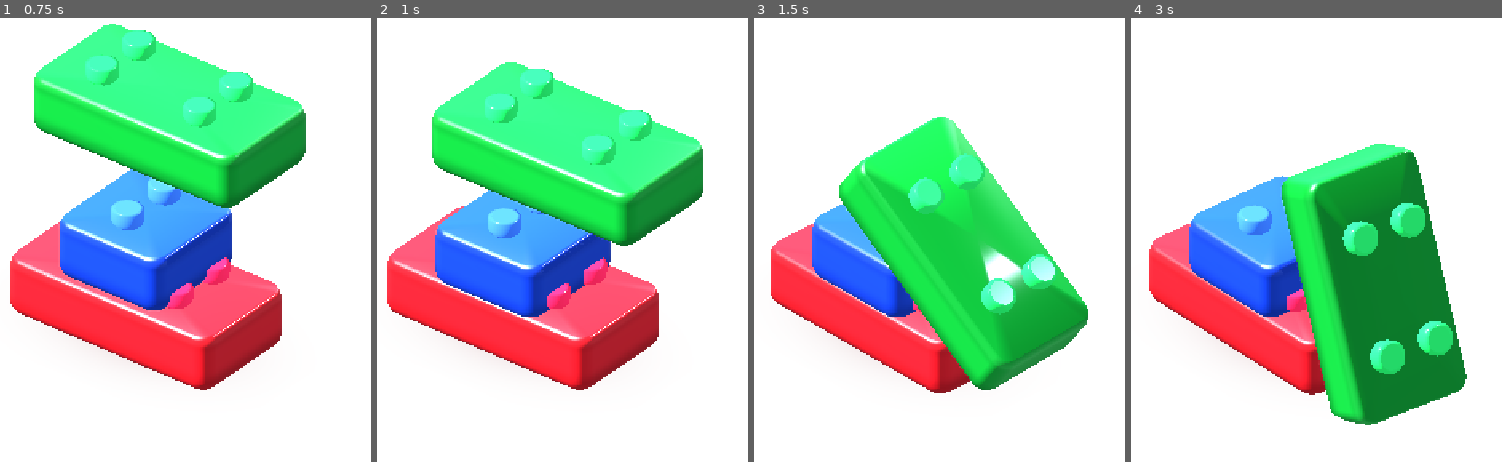
Above: before the commit, frames 1-4 (left to right).
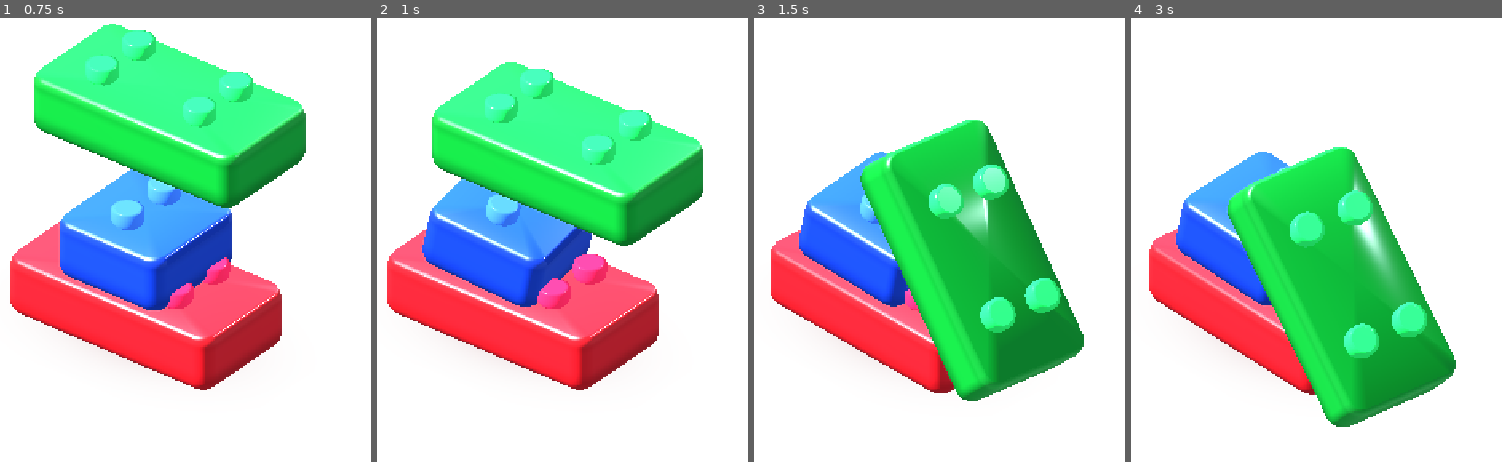
Above: after the commit, the same moments.

Repository: dbrckk/Jelly-bricks
Game: Godot game, scene res://prototypes/single_brick/physics_stack.tscn
The game is run twice, just before and just after one commit, with the same random seed, the same clock (stepped at 60 frames per second) and the same inputs. This scene is started directly instead of the project's main scene.
Inputs (mouse positions are in pixels of both pictures, inside the frame that each line leads up to):
- Up to frame 1 (0.75 s): tap Enter at 0.5 s; move the mouse to (244, 186) at 0.52 s; click (244, 186) at 0.67 s
- Up to frame 2 (1 s): no input
- Up to frame 3 (1.5 s): drag from (809, 266) to (876, 386) at 1.27 s
- Up to frame 4 (3 s): move the mouse to (1320, 49) at 2.02 s; click (1320, 49) at 2.17 s; drag from (1253, 386) to (1142, 106) at 2.77 s

Frame 1 is identical in both runs. In frame 2, 5.4% of the frame differs, in the area x 3-77%, y 36-83%; in frame 3, 21%; in frame 4, 28%, in the area x 12-91%, y 28-93%.

Commit message:
feat(physics): model real molded stud and hollow socket contact with compound colliders

Diff:
--- a/native-godot/prototypes/single_brick/physics_stack.gd
+++ b/native-godot/prototypes/single_brick/physics_stack.gd
@@ -45,16 +45,12 @@
         body.physics_material_override = surface
         add_child(body)
 
-        # The curved shell includes an underside socket, so a compact
-        # convex box is used only for collision response. It does not
-        # pretend to resolve the stud/socket lip perfectly.
-        var shape_node := CollisionShape3D.new()
-        shape_node.name = "CollisionCore"
-        var box := BoxShape3D.new()
-        box.size = Vector3(0.90 if i == 1 else 1.90, 0.48, 0.90)
-        shape_node.shape = box
-        shape_node.position = Vector3(0.5 if i == 1 else 1.0, 0.31, 0.5)
-        body.add_child(shape_node)
+        # Compound convex primitives leave an ACTUAL open socket below the
+        # upper roof and four/two physical cylindrical studs above it. Each
+        # CollisionShape3D must be a DIRECT child of the RigidBody3D.
+        # This matches the production studio profile without requiring a
+        # concave dynamic trimesh (unstable/unsupported for rigid bodies).
+        _build_molded_colliders(body, 1 if i == 1 else 2)
 
         var visual: Node3D = layers[i]
         # Preserve local geometry, not the former scripted stack pose.
@@ -65,6 +61,60 @@
         bodies.append(body)
 
     reset_stack()
+
+## Studio mesh profile: underside ceiling y=.265, outer shell top y=.56,
+## physical molded studs y≈.592..732 after the production 0.68 scale.
+## Four thin rim strips support the shell while keeping the pocket hollow.
+const ROOF_Y := 0.410
+const ROOF_HEIGHT := 0.30
+const RIM_Y := 0.163
+const RIM_HEIGHT := 0.216
+const RIM_THICKNESS := 0.095
+const STUD_CENTER_Y := 0.663
+const STUD_HEIGHT := 0.142
+const STUD_RADIUS := 0.112
+
+func _box_collider(parent: RigidBody3D, label: String,
+        size: Vector3, center: Vector3) -> void:
+    var node := CollisionShape3D.new()
+    node.name = label
+    var shape := BoxShape3D.new()
+    shape.size = size
+    node.shape = shape
+    node.position = center
+    parent.add_child(node)
+
+func _build_molded_colliders(parent: RigidBody3D, length: int) -> void:
+    var width := float(length)
+    # Top is solid; below its 0.265 underside, the center is hollow.
+    _box_collider(parent, "CollisionRoof",
+        Vector3(width - 0.012, ROOF_HEIGHT, 0.988),
+        Vector3(width * 0.5, ROOF_Y, 0.5))
+    var wall_y := RIM_Y
+    _box_collider(parent, "RimWest",
+        Vector3(RIM_THICKNESS, RIM_HEIGHT, 0.94),
+        Vector3(RIM_THICKNESS * 0.5, wall_y, 0.5))
+    _box_collider(parent, "RimEast",
+        Vector3(RIM_THICKNESS, RIM_HEIGHT, 0.94),
+        Vector3(width - RIM_THICKNESS * 0.5, wall_y, 0.5))
+    _box_collider(parent, "RimFront",
+        Vector3(width - 2.0 * RIM_THICKNESS, RIM_HEIGHT, RIM_THICKNESS),
+        Vector3(width * 0.5, wall_y, RIM_THICKNESS * 0.5))
+    _box_collider(parent, "RimBack",
+        Vector3(width - 2.0 * RIM_THICKNESS, RIM_HEIGHT, RIM_THICKNESS),
+        Vector3(width * 0.5, wall_y, 1.0 - RIM_THICKNESS * 0.5))
+    # Four visible short studs on the long brick, two on the short one.
+    for cell in range(length):
+        for lane in range(2):
+            var peg := CollisionShape3D.new()
+            peg.name = "PhysicalStud_%d_%d" % [cell, lane]
+            var cylinder := CylinderShape3D.new()
+            cylinder.radius = STUD_RADIUS
+            cylinder.height = STUD_HEIGHT
+            peg.shape = cylinder
+            peg.position = Vector3(float(cell) + 0.5,
+                STUD_CENTER_Y, 0.265 if lane == 0 else 0.735)
+            parent.add_child(peg)
 
 func _build_floor() -> void:
     floor_body = StaticBody3D.new()
